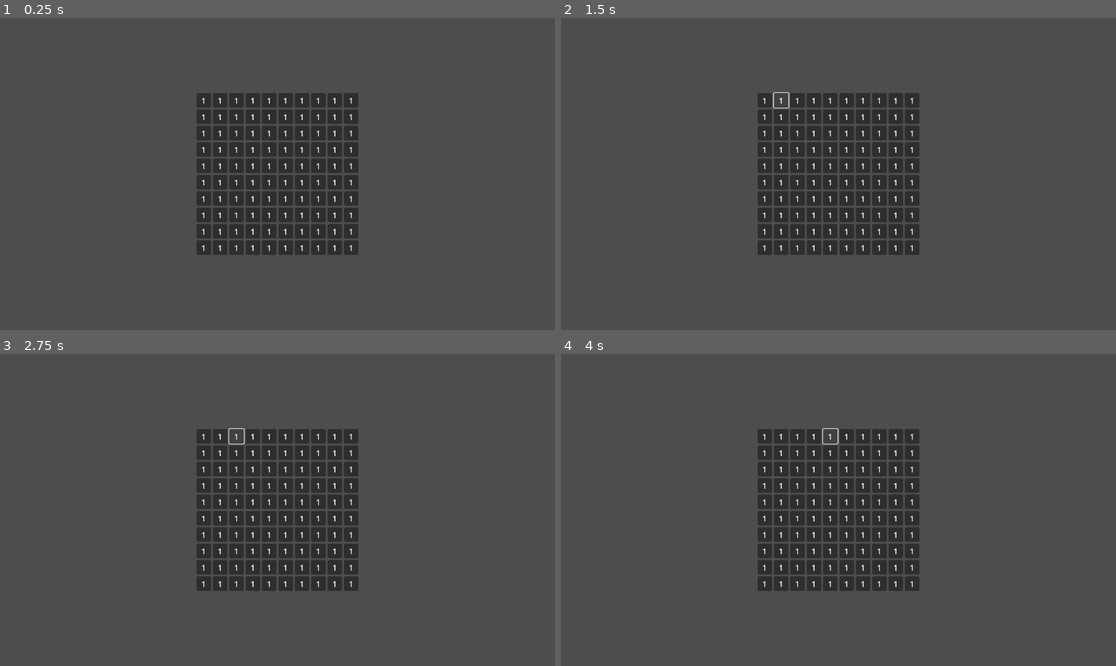
Above: before the commit, frames 1-4 (two rows, left to right).
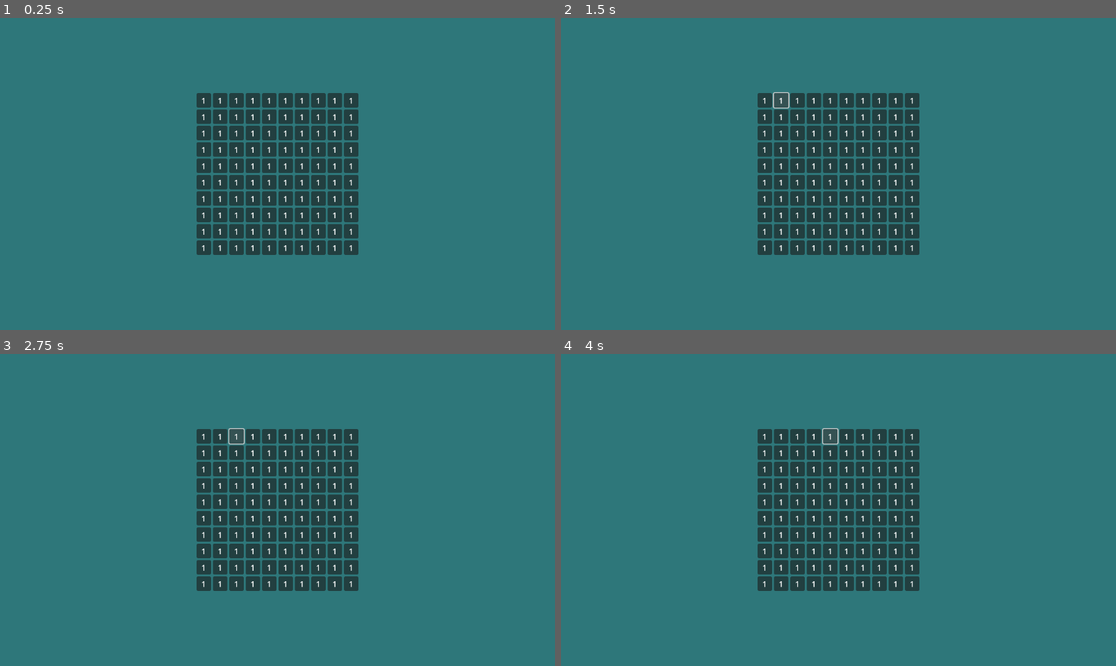
Above: after the commit, the same moments.

Repository: yuris2024/minesweeper
Game: Godot game, scene res://game.tscn
The game is run twice, just before and just after one commit, with the same random seed, the same clock (stepped at 60 frames per second) and the same inputs. Before the commit the project starts from res://main.tscn.
Inputs:
- Up to frame 1 (0.25 s): no input
- Up to frame 2 (1.5 s): click "1" at 0.5 s; click "1" at 1.25 s
- Up to frame 3 (2.75 s): click "1" at 2 s
- Up to frame 4 (4 s): click "1" at 2.75 s; click "1" at 3.5 s

The runs differ from the first frame. In frame 1, 88% of the frame differs, in the area x 0-100%, y 0-100%; in frame 2, 88%; in frame 3, 88%; in frame 4, 88%.

Commit message:
Add some variables to cells and create GameManager script

Diff:
--- /dev/null
+++ b/GameManager.gd
@@ -0,0 +1,11 @@
+extends Node
+
+
+# Called when the node enters the scene tree for the first time.
+func _ready():
+	pass # Replace with function body.
+
+
+# Called every frame. 'delta' is the elapsed time since the previous frame.
+func _process(delta):
+	pass
--- a/GridContainer.gd
+++ b/GridContainer.gd
@@ -2,6 +2,7 @@
 
 var grid_size: int = 10  # Size of the grid
 var cell_scene: PackedScene
+# var cell_list = []
 
 # Called when the node enters the scene tree for the first time.
 func _ready():
@@ -15,6 +16,7 @@
 			var cell = cell_scene.instantiate()
 			cell.custom_minimum_size = Vector2(30, 30)  # Set cell size
 			add_child(cell)
+			# cell_list.append(cell)
 
 # Called every frame. 'delta' is the elapsed time since the previous frame.
 func _process(delta):
--- a/cell.gd
+++ b/cell.gd
@@ -1,15 +1,17 @@
-extends Button
+extends TextureButton
 
 var adjacent_mines: int = 0
-var is_mine: bool = false
-var is_open: bool = false
-var is_flagged: bool = false
+var is_mine: bool
+var is_open: bool
+var icon
+var skin
 
-# Called when the node enters the scene tree for the first time.
 func _ready():
 	pass # Replace with function body.
 
-
-# Called every frame. 'delta' is the elapsed time since the previous frame.
-func _process(delta):
-	pass
+func _init(mine, adj):
+	adjacent_mines = adj
+	is_mine = mine
+	is_open = false
+	if (is_mine):
+		icon = load("res://art/skin_" + str(skin) + "/mine_default.png")
--- a/cell.tscn
+++ b/cell.tscn
@@ -2,7 +2,7 @@
 
 [ext_resource type="Script" path="res://cell.gd" id="1_if0fg"]
 
-[node name="Cell" type="Button"]
+[node name="cell" type="Button"]
 offset_left = 55.0
 offset_top = 63.0
 offset_right = 75.0
--- a/main.tscn
+++ b/game.tscn
@@ -1,16 +1,25 @@
 [gd_scene load_steps=3 format=3 uid="uid://bs56nou04bb65"]
 
-[ext_resource type="Script" path="res://main.gd" id="1_ftccf"]
-[ext_resource type="Script" path="res://GridContainer.gd" id="2_0wb0s"]
+[ext_resource type="Script" path="res://game.gd" id="1_qtxw3"]
+[ext_resource type="Script" path="res://GridContainer.gd" id="2_0c415"]
 
-[node name="Main" type="Control"]
+[node name="Game" type="Control"]
 layout_mode = 3
 anchors_preset = 15
 anchor_right = 1.0
 anchor_bottom = 1.0
 grow_horizontal = 2
 grow_vertical = 2
-script = ExtResource("1_ftccf")
+script = ExtResource("1_qtxw3")
+
+[node name="ColorRect" type="ColorRect" parent="."]
+layout_mode = 1
+anchors_preset = 15
+anchor_right = 1.0
+anchor_bottom = 1.0
+grow_horizontal = 2
+grow_vertical = 2
+color = Color(0.180392, 0.466667, 0.478431, 1)
 
 [node name="GridContainer" type="GridContainer" parent="."]
 layout_mode = 1
--- a/project.godot
+++ b/project.godot
@@ -11,9 +11,13 @@
 [application]
 
 config/name="minesweep"
-run/main_scene="res://main.tscn"
+run/main_scene="res://game.tscn"
 config/features=PackedStringArray("4.2", "GL Compatibility")
 config/icon="res://icon.svg"
+
+[autoload]
+
+GameManager="*res://GameManager.gd"
 
 [rendering]
 
Binary file added: art/skin_default/mine_default.png
Not shown, added: art/skin_default/mine_default.png.import
Renamed: main.gd -> game.gd
Not shown: 1 places in game.tscn that only renumber resources
Not shown, added: art/skin_default/mine_default.pxo
